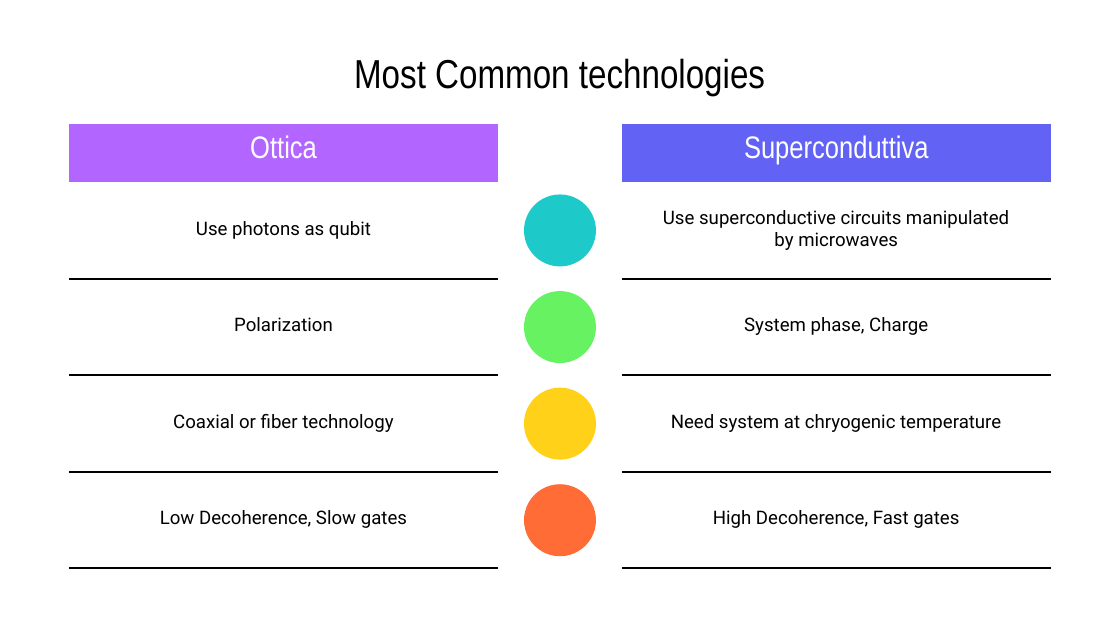
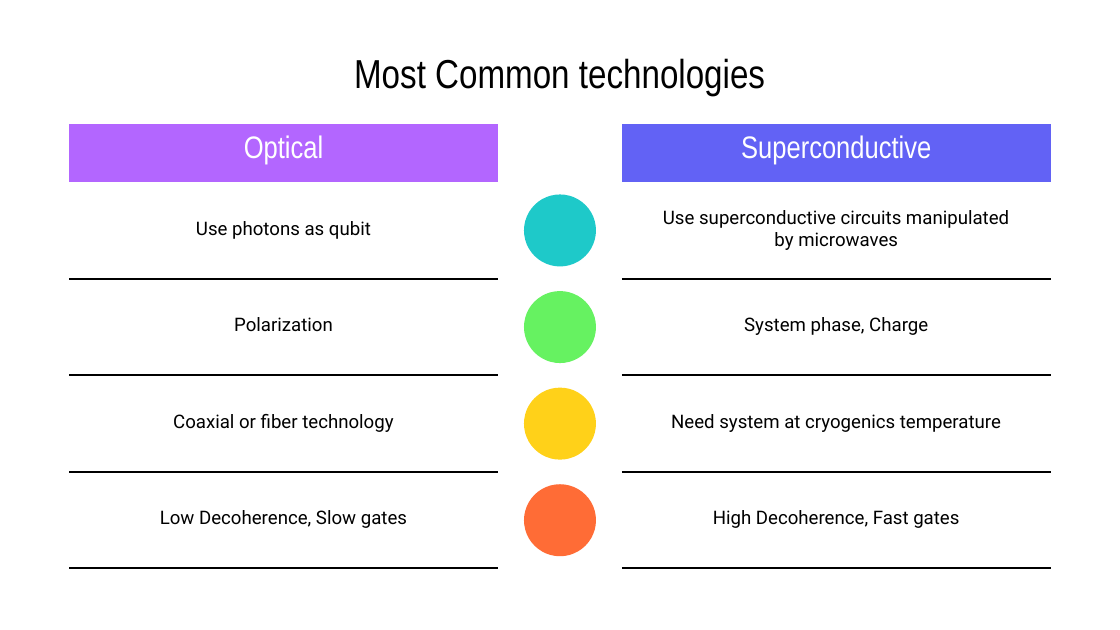
Before and after one commit to Moriarty2002/quantum-information, a slide deck: slide 3 of docs/elaborato.pptx. Drawn at 1120x630 pixels with LibreOffice and Linux fonts; fonts in the diff are those of the drawing. Boxes give left, top, right and bottom in pixels: in the first picture for what was removed or moved away, otherwise in the second. Text is boxed around its words. In the diff, an @@ line names an element or a change of style, - is before the commit and + after.

```diff
--- a/docs/elaborato.pptx
+++ b/docs/elaborato.pptx
@@ table at bbox=[69, 124, 498, 569] @@
-row 1, column 1: Ottica
+row 1, column 1: Optical
@@ table at bbox=[622, 124, 1051, 569] @@
-row 1, column 1: Superconduttiva
+row 1, column 1: Superconductive
-row 4, column 1: Need system at chryogenic temperature
+row 4, column 1: Need system at cryogenics temperature
```
Also in this commit, not shown: 9 other slides changed, 5 slides added, 13 slides removed, 3 other files.
